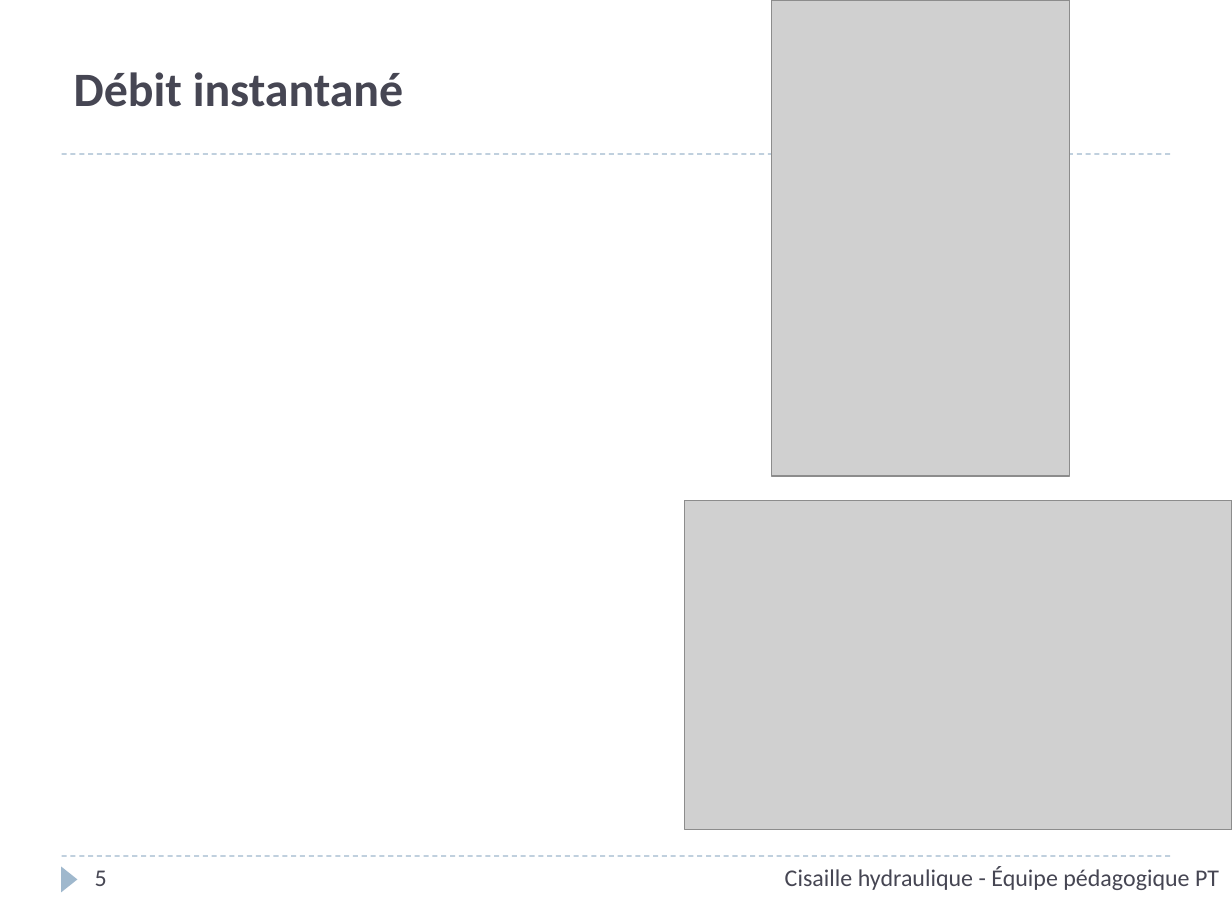
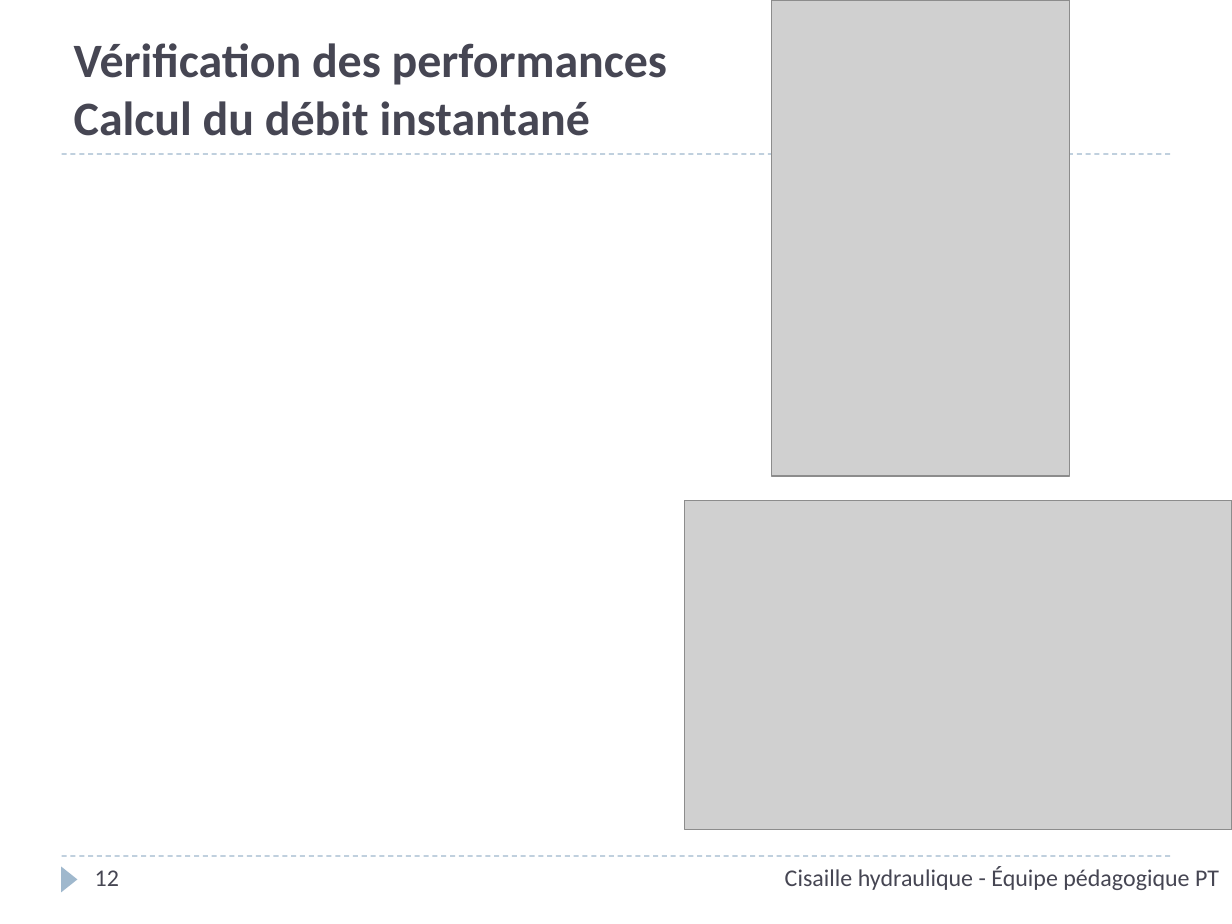
Before and after one commit to xpessoles/PT_Oraux, a slide deck: slide 12 of Interrogation_SII/03_Cisaille hydraulique/ServoMoteur_CommandeVanne_Corrige.pptx (slide 5 before the commit). Drawn at 1232x924 pixels with LibreOffice and Linux fonts; fonts in the diff are those of the drawing; grey boxes stand for pictures; background and template pictures are left out. Boxes give left, top, right and bottom in pixels: in the first picture for what was removed or moved away, otherwise in the second. Text is boxed around its words. In the diff, an @@ line names an element or a change of style, - is before the commit and + after.

```diff
--- a/Interrogation_SII/03_Cisaille hydraulique/ServoMoteur_CommandeVanne_Corrige.pptx
+++ b/Interrogation_SII/03_Cisaille hydraulique/ServoMoteur_CommandeVanne_Corrige.pptx
@@ title at bbox=[74, 43, 667, 136]: text changed @@
-Débit instantané
+Vérification des performances
+Calcul du débit instantané
@@ page number at bbox=[95, 870, 119, 886]: text changed @@
-5
+12
```
Also in this commit, not shown: 5 other slides changed, 7 slides added, 2 other files.
